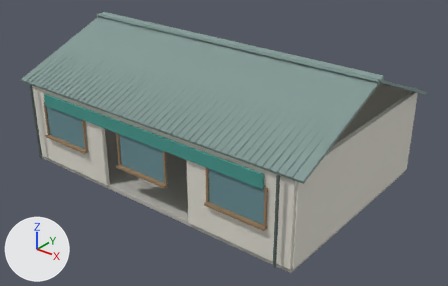
A saved change to the glTF model assets/models/coastal_detail/museum.glb.
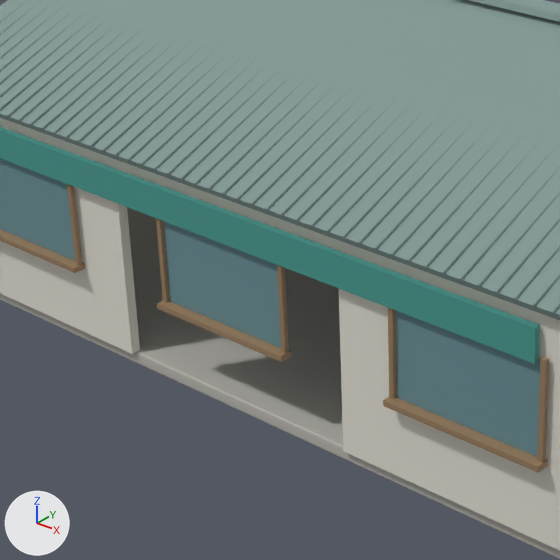
Each version appears first whole from a camera (50 mm lens) standing at (13.79, -16.92, 11.35) and looking at (0.56, -0.38, 1.1), and next in a close-up on the part from 12% to 61% of the width and 17% to 93% of the height. Lighting does not change. The marker at lower left points along +X, +Y and +Z. The first two pictures are the older version. Where no turn or scale is listed for an object, it has been applied to the vertices. Vertices at exactly the same position are counted once.

Names of what the first close-up shows: 'concrete', 'glass', 'plaster', 'roof', 'teal', 'wood'.
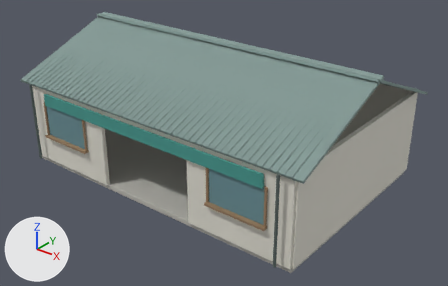
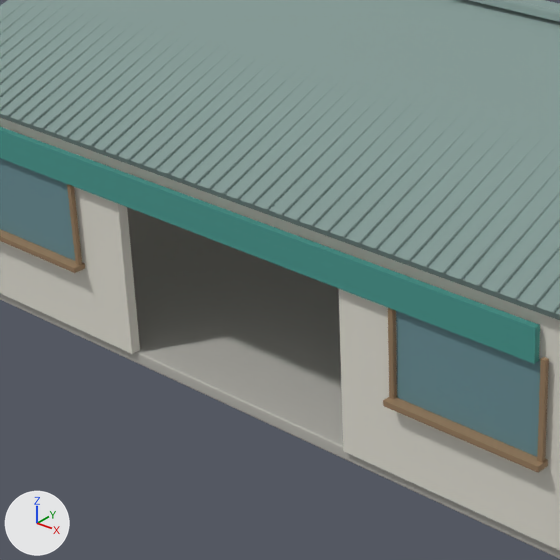
Pixel boxes [x1, y1, x2, y2] of what changed, in the close-ups (560 x 560 px):
part 1 of me_cube_040, deleted (cyan): before [164, 221, 281, 348]
part 2 of me_cylinder_268, deleted (brown): before [156, 218, 170, 303]
part 3 of me_cylinder_268, deleted (brown): before [157, 301, 291, 362]
part 4 of me_cylinder_268, deleted (brown): before [277, 265, 288, 353]

The change, as a list of edits to the scene's bpy script:
```text
Change me_cube_040:
    used by ob_glass; location = (-4.0, -4.09, 1.8)
    remove me_cube_040.from_pydata(...)  # 24 vertices, 36 faces; spans x -1.05..9.05, y -0.03..0.03, z -0.62..0.62
    add me_cube_040.from_pydata(...)  # 16 vertices, 24 faces; spans x -1.05..9.05, y -0.03..0.03, z -0.62..0.62
    me_cube_040 part 1: the loose piece of 8 vertices spanning x 2.95..5.05, y -0.03..0.03, z -0.62..0.62 is deleted
Change me_cylinder_268:
    used by ob_wood; location = (-3.0, 1.0, 1.2)
    remove me_cylinder_268.from_pydata(...)  # 136 vertices, 228 faces; spans x -2.15..8.15, y -5.26..0.3, z -1.2..1.3
    add me_cylinder_268.from_pydata(...)  # 112 vertices, 192 faces; spans x -2.15..8.15, y -5.26..0.3, z -1.2..1.3
    me_cylinder_268 part 2: the loose piece of 8 vertices spanning x 1.87..1.93, y -5.17..-5.11, z -0.1..1.3 is deleted
    me_cylinder_268 part 3: the loose piece of 8 vertices spanning x 1.85..4.15, y -5.26..-5.08, z -0.11..-0.03 is deleted
    me_cylinder_268 part 4: the loose piece of 8 vertices spanning x 4.07..4.13, y -5.17..-5.11, z -0.1..1.3 is deleted
```
